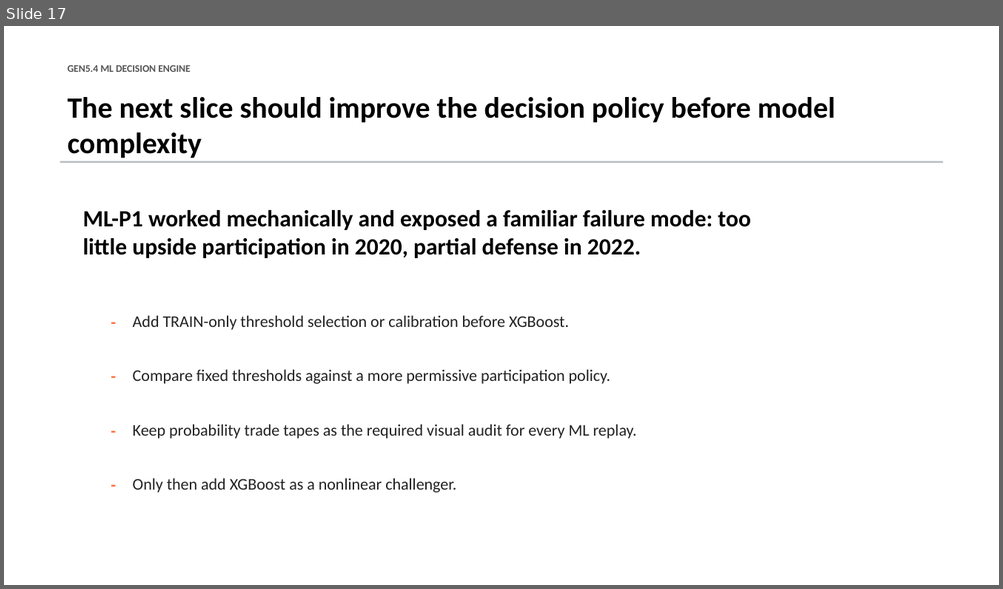
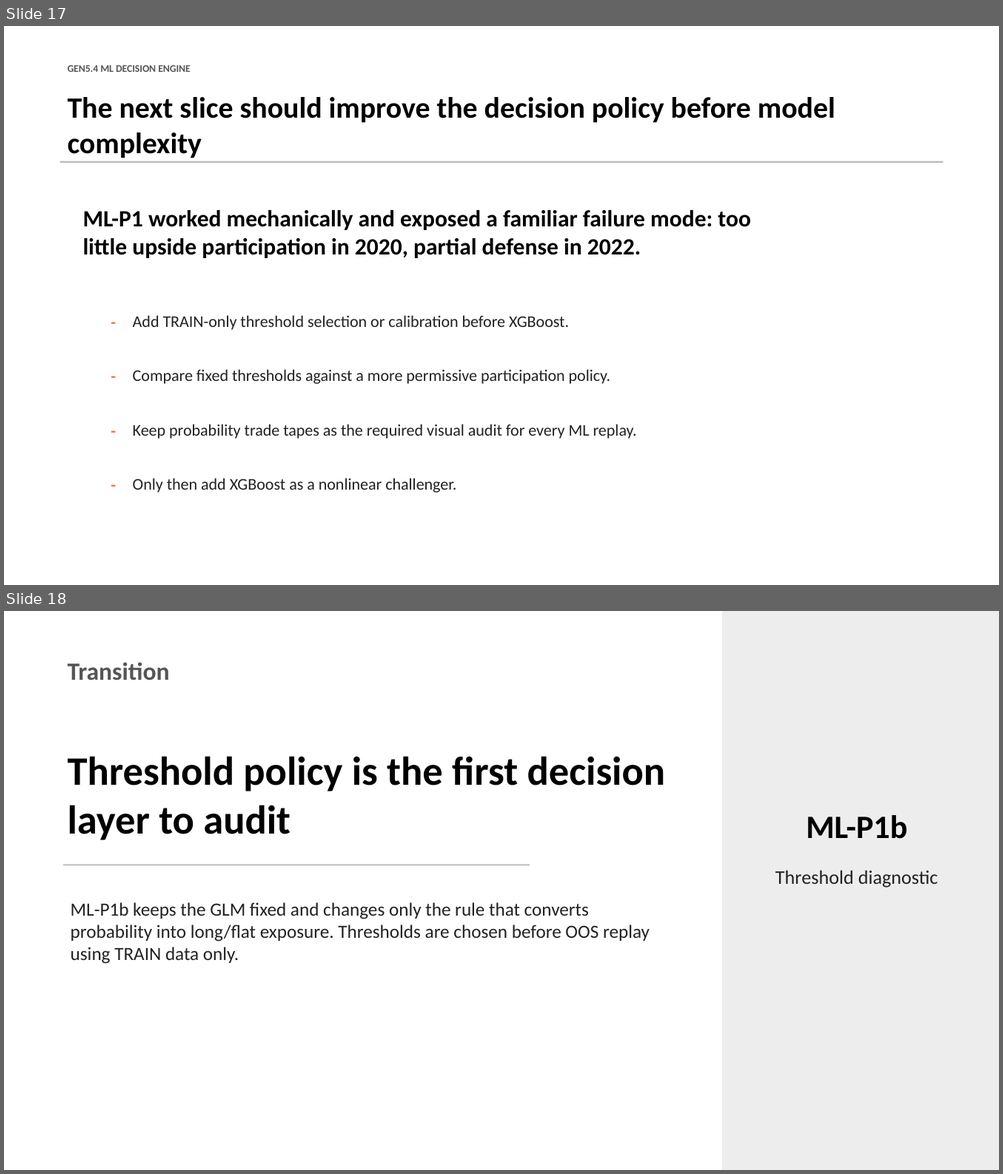
Before and after one commit to Francisc0Franc0/Time-Series-Modeling-Gen5, a slide deck: presentations/gen5_4_ml_decision_engine_incremental_build.pptx. Shown one above the other, each under a label of ours: slide 17 before the commit, slides 17 and 18 after it. The pictures are 1003x589 and 1003x1174 pixels, drawn with LibreOffice and Linux fonts; fonts in the diff are those of the drawing. Boxes give left, top, right and bottom in pixels: in the first picture for what was removed or moved away, otherwise in the second. Text is boxed around its words. In the diff, an @@ line names an element or a change of style, - is before the commit and + after.

Commit message:
Add Gen5.4 GLM threshold diagnostic

```diff
--- a/presentations/gen5_4_ml_decision_engine_incremental_build.pptx
+++ b/presentations/gen5_4_ml_decision_engine_incremental_build.pptx
@@ slide 18 added at box(4, 611, 999, 1170), background #FFFFFF @@
@@ rectangle added at box(722, 611, 999, 1170), fill #EDEDED @@
@@ text added at box(68, 662, 170, 680), 24 pt, text #555555, bold @@
+Transition
@@ text added at box(68, 756, 666, 840), 39 pt, text #000000, bold @@
+Threshold policy is the first decision layer to audit
@@ text added at box(805, 815, 907, 839), 31.5 pt, text #000000, bold @@
+ML-P1b
@@ rectangle added at box(63, 865, 529, 866), fill #B8BCC4 @@
@@ text added at box(775, 871, 938, 888), 18.8 pt, text #222222 @@
+Threshold diagnostic
@@ text added at box(71, 903, 649, 964), 18 pt, text #222222 @@
+ML-P1b keeps the GLM fixed and changes only the rule that converts probability into long/flat exposure. Thresholds are chosen before OOS replay using TRAIN data only.
```
Also in this commit, not shown: 2 slides changed, 5 other slides added, 6 other files.
